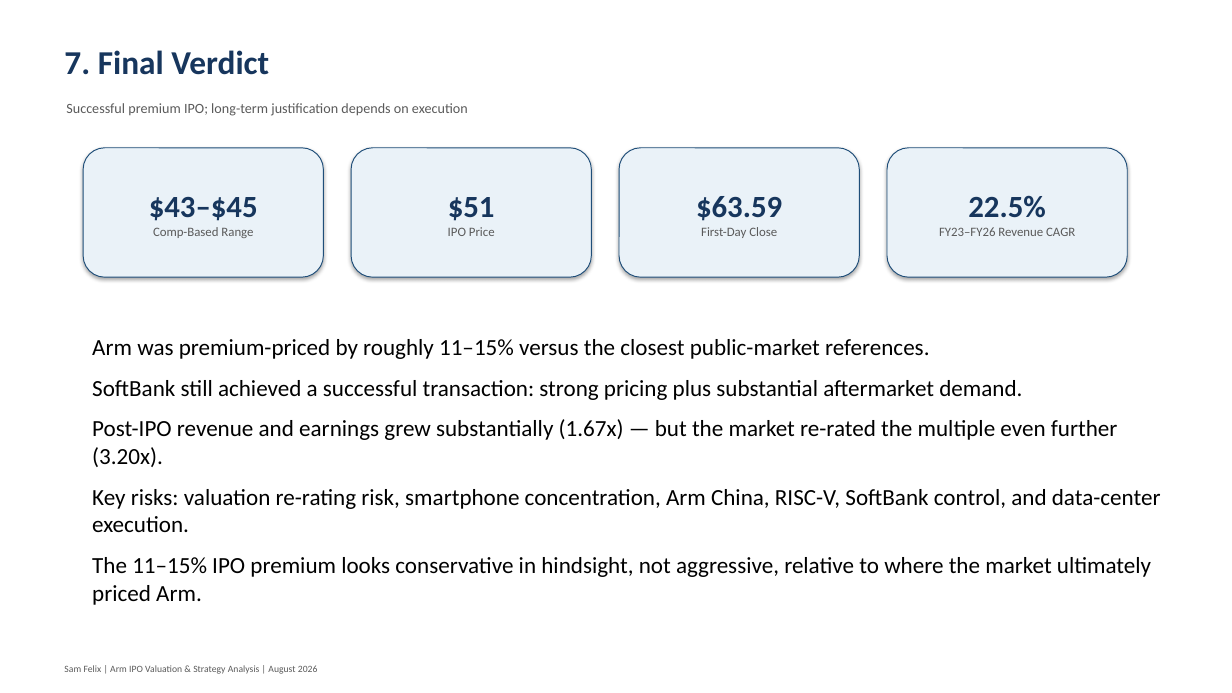
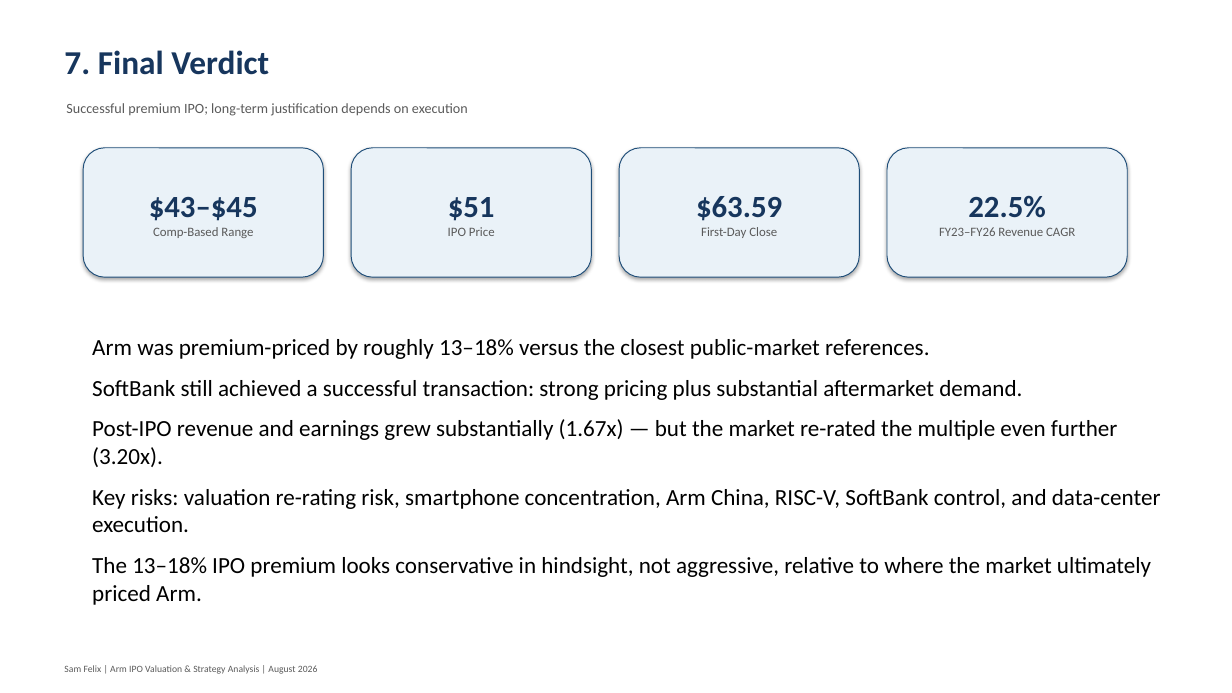
Before and after one commit to 2samfelix/arm-ipo-valuation-strategy-analysis, a slide deck: slide 8 of Arm_IPO_Valuation_Strategy_Deck (1).pptx. Drawn at 1232x693 pixels with LibreOffice and Linux fonts; fonts in the diff are those of the drawing. Boxes give left, top, right and bottom in pixels: in the first picture for what was removed or moved away, otherwise in the second. Text is boxed around its words. In the diff, an @@ line names an element or a change of style, - is before the commit and + after.

```diff
--- a/Arm_IPO_Valuation_Strategy_Deck (1).pptx
+++ b/Arm_IPO_Valuation_Strategy_Deck (1).pptx
@@ text at [92, 339, 929, 359]: text changed @@
-Arm was premium-priced by roughly 11–15% versus the closest public-market references.
+Arm was premium-priced by roughly 13–18% versus the closest public-market references.
@@ text at [92, 557, 1151, 605]: text changed @@
-The 11–15% IPO premium looks conservative in hindsight, not aggressive, relative to where the market ultimately priced Arm.
+The 13–18% IPO premium looks conservative in hindsight, not aggressive, relative to where the market ultimately priced Arm.
```
Also in this commit, not shown: 2 other slides changed, 3 other files.
